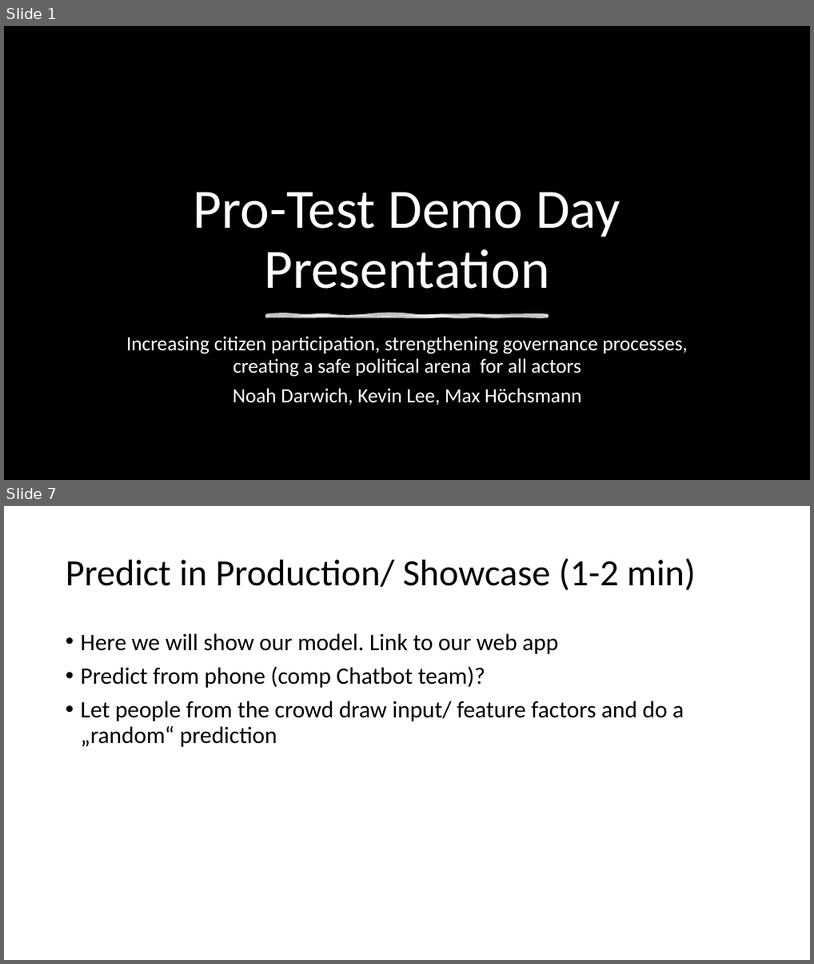
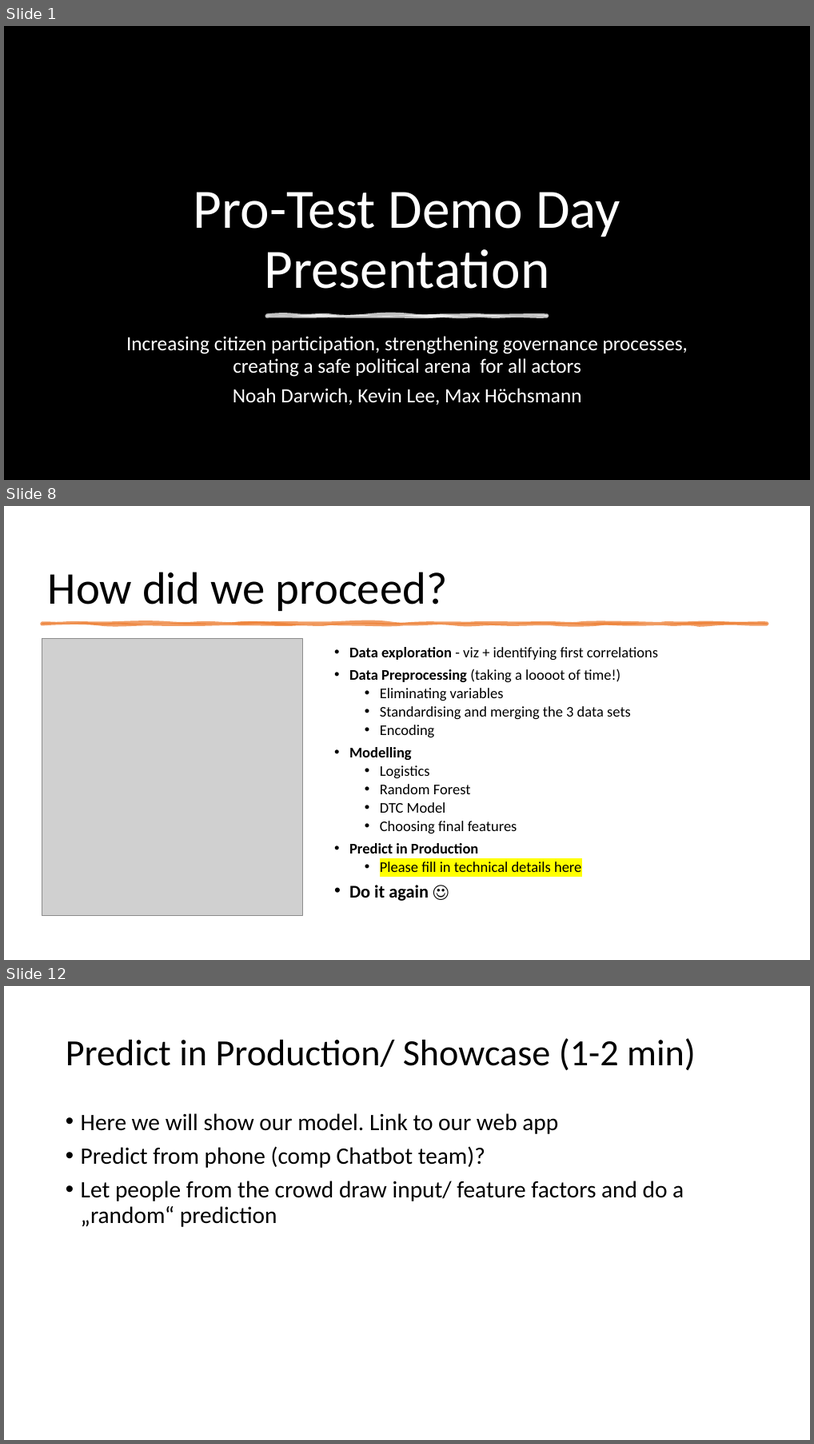
Before and after one commit to NoahDarwich/portest, a slide deck: Draft Pro-Test Demo Day Presentation.pptx. Shown one above the other, each under a label of ours: slides 1 and 7 before the commit, slides 1, 8 and 12 after it; the slides between them are not shown. The pictures are 814x964 and 814x1444 pixels, drawn with LibreOffice and Linux fonts; fonts in the diff are those of the drawing; grey boxes stand for pictures; background and template pictures are left out. Boxes give left, top, right and bottom in pixels: in the first picture for what was removed or moved away, otherwise in the second. Text is boxed around its words. In the diff, an @@ line names an element or a change of style, - is before the commit and + after.

```diff
--- a/Draft Pro-Test Demo Day Presentation.pptx
+++ b/Draft Pro-Test Demo Day Presentation.pptx
@@ slide 8 added at (x1=4, y1=506, x2=810, y2=960), background #FFFFFF @@
@@ title added at (x1=48, y1=572, x2=448, y2=611), 54 pt, text #000000 @@
+How did we proceed?
@@ freeform shape added at (x1=42, y1=623, x2=768, y2=624), fill #ED7D31 at 75% opacity, outline #ED7D31 3.5 pt @@
@@ picture added at (x1=42, y1=639, x2=303, y2=916) @@
@@ text added at (x1=350, y1=647, x2=658, y2=900), 17.6 pt, text #000000 @@
+• Data exploration - viz + identifying first correlations
+• Data Preprocessing (taking a loooot of time!)
+  • Eliminating variables
+  • Standardising and merging the 3 data sets
+  • Encoding
+• Modelling
+  • Logistics
+  • Random Forest
+  • DTC Model
+  • Choosing final features
+• Predict in Production
+  • Please fill in technical details here
+• Do it again ☺
@@ what was slide 7 is now slide 12 @@
```
Also in this commit, not shown: 4 slides changed, 5 other slides added.
